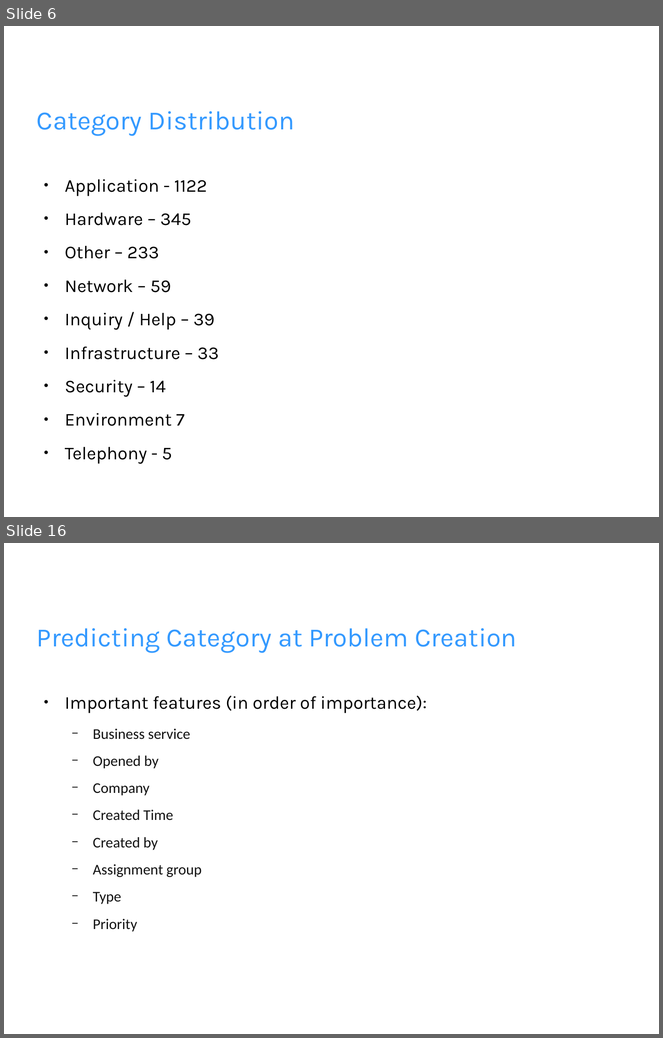
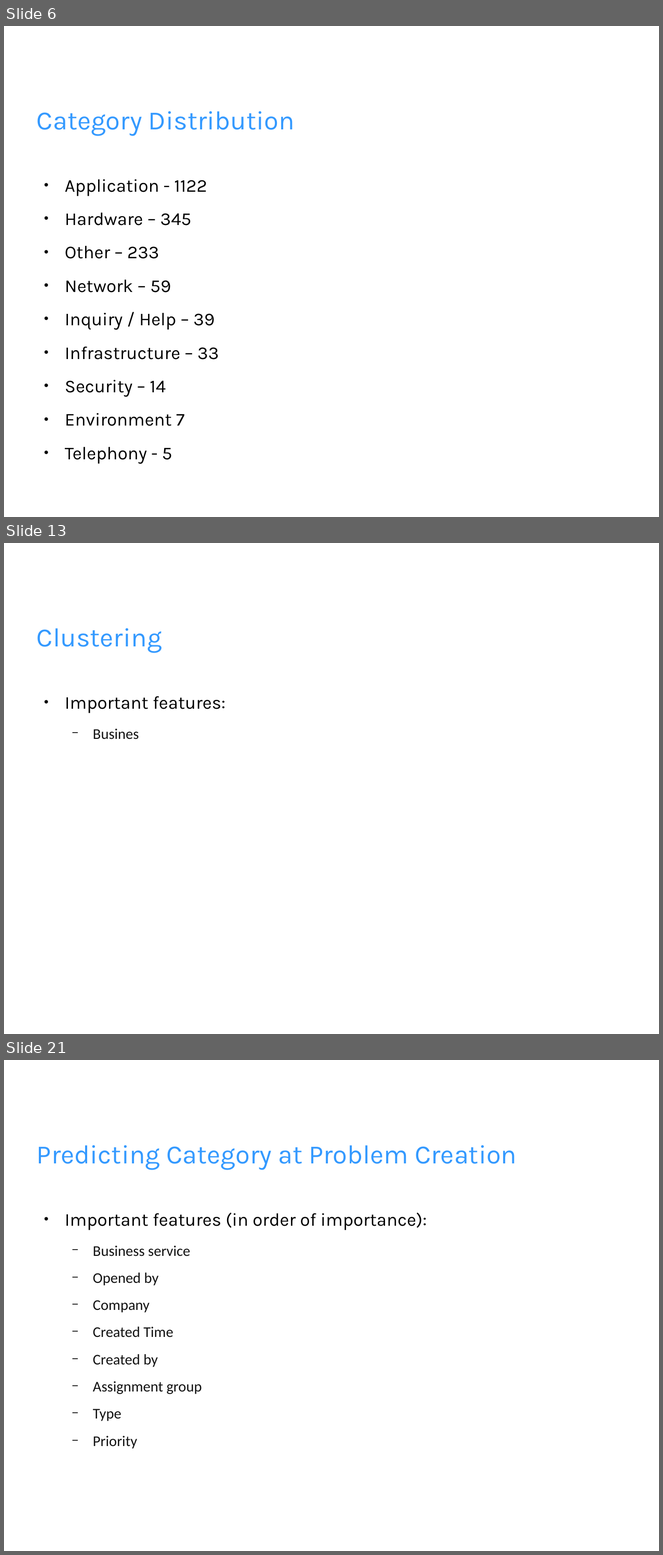
Before and after one commit to wjbrittonv/UMRFDataScience, a slide deck: MacClusteringProject/data_analysis.pptx. Shown one above the other, each under a label of ours: slides 6 and 16 before the commit, slides 6, 13 and 21 after it; the slides between them are not shown. The pictures are 663x1038 and 663x1555 pixels, drawn with LibreOffice and Linux fonts; fonts in the diff are those of the drawing; background and template pictures are left out. Boxes give left, top, right and bottom in pixels: in the first picture for what was removed or moved away, otherwise in the second. Text is boxed around its words. In the diff, an @@ line names an element or a change of style, - is before the commit and + after.

```diff
--- a/MacClusteringProject/data_analysis.pptx
+++ b/MacClusteringProject/data_analysis.pptx
@@ slide 13 added at (4, 543, 659, 1034), background picture (left out) @@
@@ text added at (37, 628, 162, 653), 32 pt, text #3399FF @@
+Clustering
@@ text added at (65, 696, 226, 740), 22 pt, text #000000 @@
+● Important features:
+  − Busines
@@ what was slide 16 is now slide 21 @@
```
Also in this commit, not shown: 2 slides changed, 11 other slides added, 11 slides removed, 13 other files.
